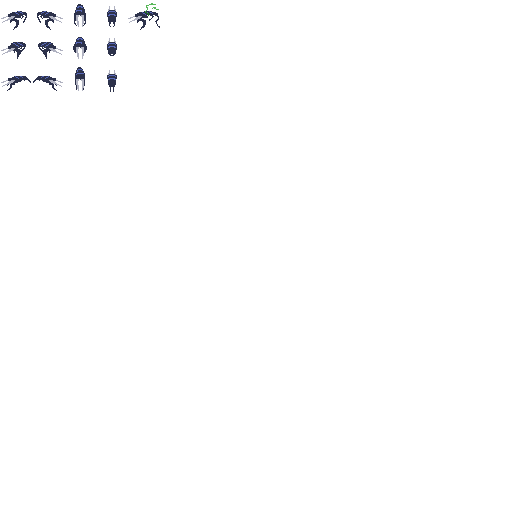
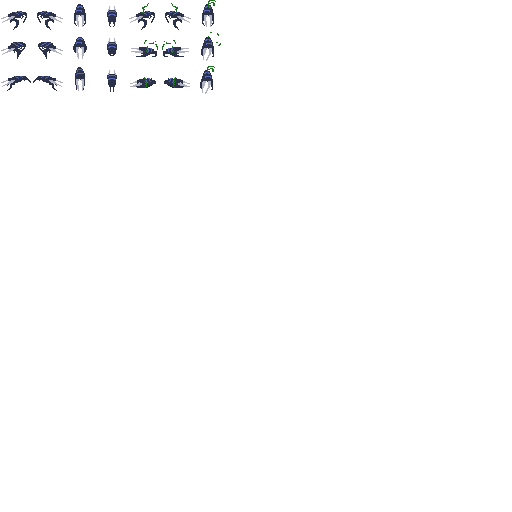
Layers edited between the first and the second 512px x 512px image:
removed layer "1,5" over (128, 0, 221, 94)
added layer "1,5 death" above "2,5 death" over (128, 0, 221, 94)
added layer "2,5 death" above "3,5 death" over (128, 0, 221, 94)
added layer "3,5 death" above "1,6 death" over (128, 0, 221, 94)
added layer "1,6 death" above "2,6 death" over (128, 0, 221, 94)
added layer "2,6 death" above "3,6 death" over (128, 0, 221, 94)
added layer "3,6 death" above "1,7 death" over (128, 0, 221, 94)
added layer "1,7 death" above "2,7 death" over (128, 0, 221, 94)
added layer "2,7 death" above "Layer 26(pasted)" over (128, 0, 221, 94)
added layer "Layer 26(pasted)" over (128, 1, 221, 94)
